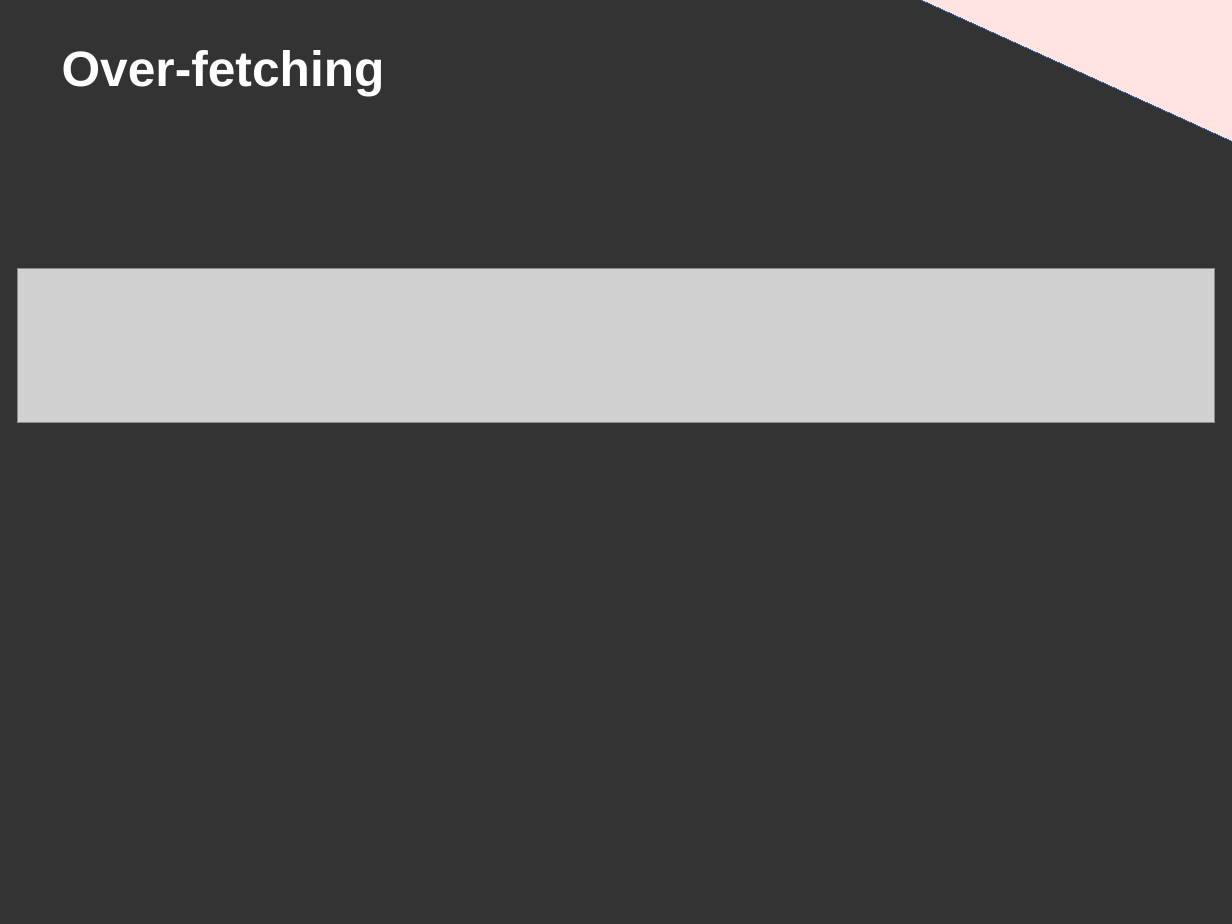
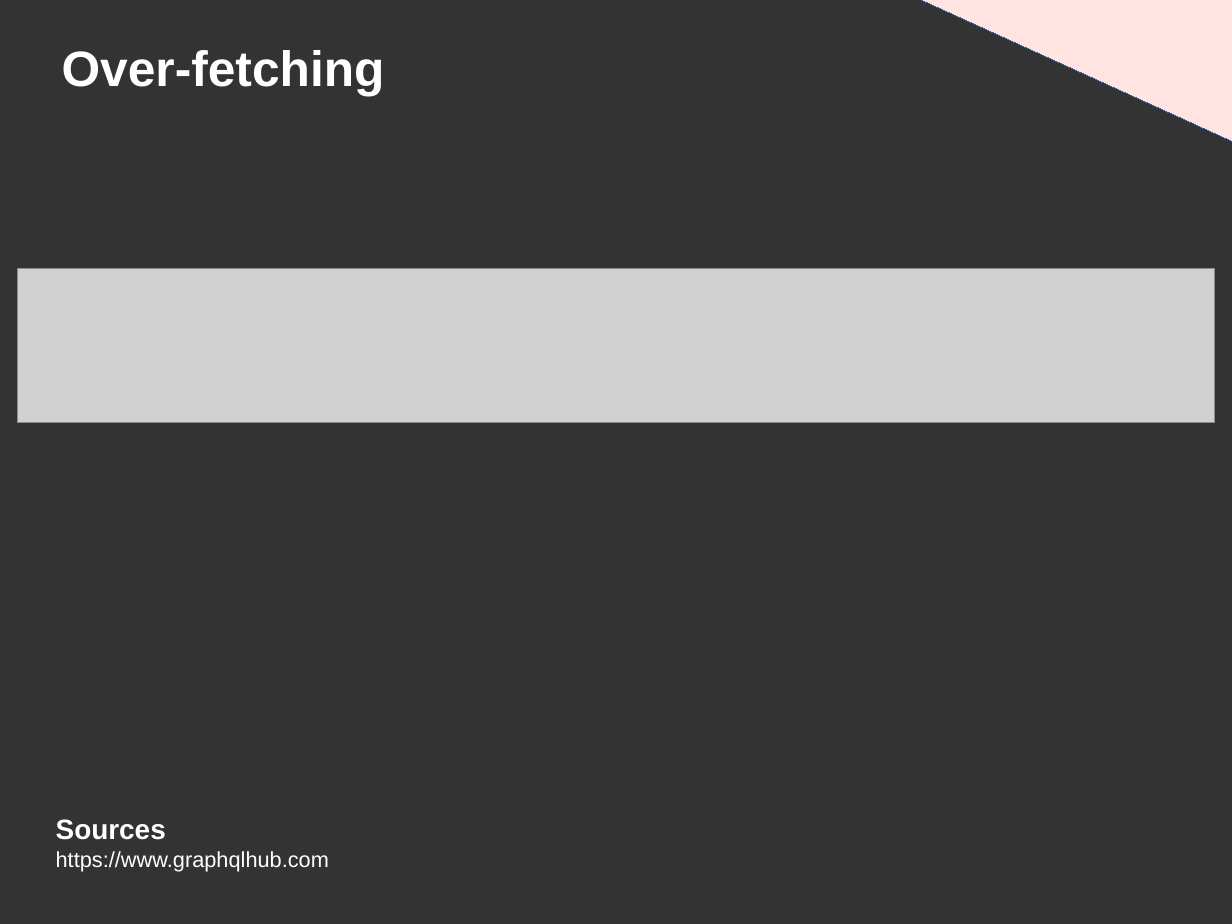
Before and after one commit to DanYellow/presentations, a slide deck: slide 47 of graphql/presentation.odp. Drawn at 1232x924 pixels with LibreOffice and Linux fonts; fonts in the diff are those of the drawing; grey boxes stand for pictures. Boxes give left, top, right and bottom in pixels: in the first picture for what was removed or moved away, otherwise in the second. Text is boxed around its words. In the diff, an @@ line names an element or a change of style, - is before the commit and + after.

```diff
--- a/graphql/presentation.odp
+++ b/graphql/presentation.odp
@@ text added at bbox=[56, 819, 329, 871], 14 pt, text #FFFFFF @@
+Sources
+https://www.graphqlhub.com
```
Also in this commit, not shown: 4 other slides changed, 1 slide added, 1 other file.
